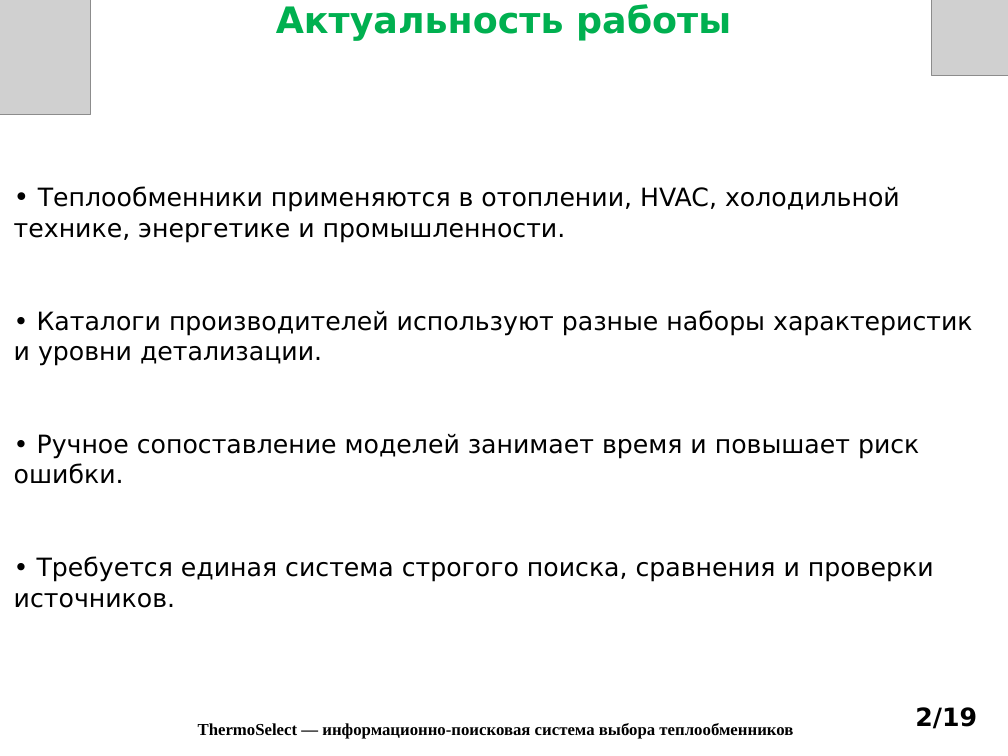
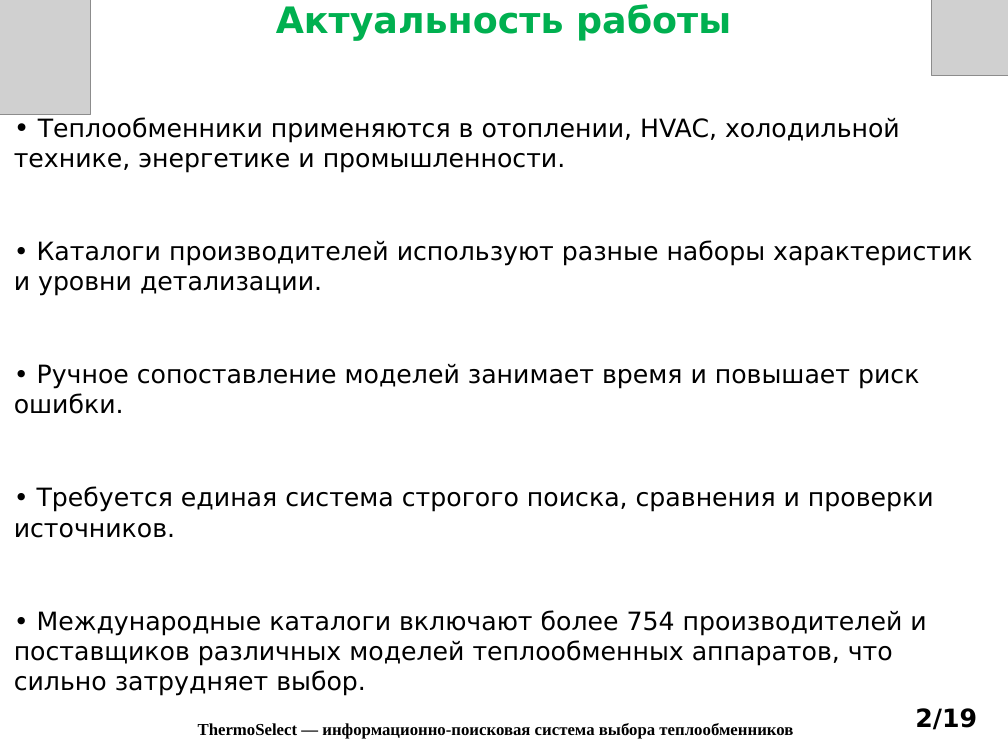
Before and after one commit to Bruh9797/Practice, a slide deck: slide 2 of Презентация_к_защите_ThermoSelect.pptx. Drawn at 1008x756 pixels with LibreOffice and Linux fonts; fonts in the diff are those of the drawing; grey boxes stand for pictures. Boxes give left, top, right and bottom in pixels: in the first picture for what was removed or moved away, otherwise in the second. Text is boxed around its words. In the diff, an @@ line names an element or a change of style, - is before the commit and + after.

```diff
--- a/Презентация_к_защите_ThermoSelect.pptx
+++ b/Презентация_к_защите_ThermoSelect.pptx
@@ text at (14,610,926,696): paragraph added @@
+• Международные каталоги включают более 754 производителей и поставщиков различных моделей теплообменных аппаратов, что сильно затрудняет выбор.
```
Also in this commit, not shown: 16 other slides changed.
